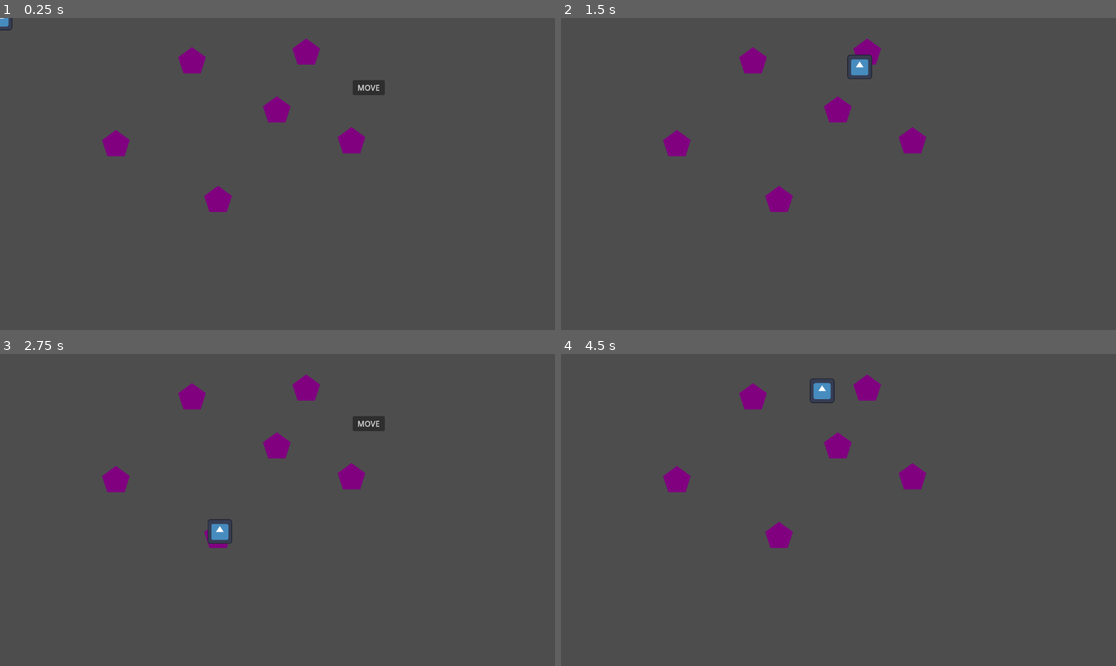
Above: before the commit, frames 1-4 (two rows, left to right).
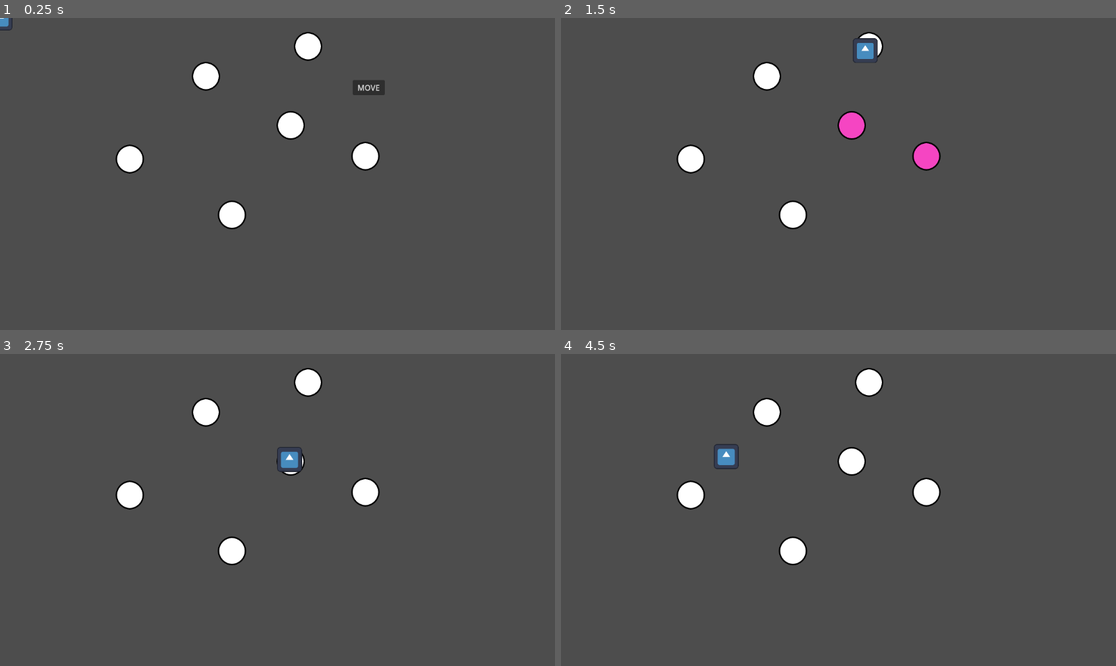
Above: after the commit, the same moments.

Repository: hfxbse/mparty
Game: Godot game, scene res://main/main.tscn
The game is run twice, just before and just after one commit, with the same random seed, the same clock (stepped at 60 frames per second) and the same inputs. The engine's default icon, where the game draws it, is replaced by a stand-in: a white triangle on a blue panel in a dark square.
Inputs (mouse positions are in pixels of both pictures, inside the frame that each line leads up to):
- Up to frame 1 (0.25 s): no input
- Up to frame 2 (1.5 s): click "MOVE" at 0.5 s; click (838, 108) at 1.27 s
- Up to frame 3 (2.75 s): click (288, 460) at 2.02 s
- Up to frame 4 (4.5 s): click (927, 422) at 2.75 s, where only the run before the commit has a clickable "MOVE"; click (927, 422) at 3.5 s, where only the run after the commit has a clickable "MOVE"

The runs differ from the first frame. In frame 1, 3.5% of the frame differs, in the area x 18-69%, y 4-68%; in frame 2, 3.7%; in frame 3, 3.7%; in frame 4, 4.0%.

Commit message:
Add support for different field types
PR #15

Diff:
--- a/main/main.gd
+++ b/main/main.gd
@@ -1,7 +1,9 @@
 extends Node
 
-var player
-var map
+@onready var player = $Player
+@onready var map = $Map
+@onready var button = $Button
+
 
 func _init():
 	var question_handler = preload("res://data_providers/resources/question_provider.tres")
@@ -10,13 +12,11 @@
 	print(question_handler.get_random_question(Question.Difficulty.EASY).question)
 
 func _ready():
-	player = $Player
-	map = $Map
-	player.currentLocation = map.get_start()
+	player.currentLocation = map.start
 
 func _on_button_pressed():
-	$Button.hide()
-	map.move("/root/Node/Player", 3)
+	button.hide()
+	map.move(player, 3)
 
 func _on_map_turn_ended():
-	$Button.show()
+	button.show()
--- a/map/field.gd
+++ /dev/null
@@ -1,7 +0,0 @@
-extends Node2D
-
-@onready var path = $Path
-@onready var button = $TextureButton
-
-func move(player: NodePath):
-	return path.move(player)
--- a/map/field.svg
+++ /dev/null
@@ -1,61 +0,0 @@
-<?xml version="1.0" encoding="UTF-8" standalone="no"?>
-<!-- Created with Inkscape (http://www.inkscape.org/) -->
-
-<svg
-   width="210mm"
-   height="297mm"
-   viewBox="0 0 210 297"
-   version="1.1"
-   id="svg5"
-   inkscape:version="1.2.2 (b0a8486541, 2022-12-01)"
-   sodipodi:docname="feld.svg"
-   xmlns:inkscape="http://www.inkscape.org/namespaces/inkscape"
-   xmlns:sodipodi="http://sodipodi.sourceforge.net/DTD/sodipodi-0.dtd"
-   xmlns="http://www.w3.org/2000/svg"
-   xmlns:svg="http://www.w3.org/2000/svg">
-  <sodipodi:namedview
-     id="namedview7"
-     pagecolor="#ffffff"
-     bordercolor="#000000"
-     borderopacity="0.25"
-     inkscape:showpageshadow="2"
-     inkscape:pageopacity="0.0"
-     inkscape:pagecheckerboard="0"
-     inkscape:deskcolor="#d1d1d1"
-     inkscape:document-units="mm"
-     showgrid="false"
-     inkscape:zoom="0.47037037"
-     inkscape:cx="397.55906"
-     inkscape:cy="561.25984"
-     inkscape:window-width="1366"
-     inkscape:window-height="718"
-     inkscape:window-x="0"
-     inkscape:window-y="0"
-     inkscape:window-maximized="1"
-     inkscape:current-layer="layer1" />
-  <defs
-     id="defs2" />
-  <g
-     inkscape:label="Layer 1"
-     inkscape:groupmode="layer"
-     id="layer1">
-    <path
-       sodipodi:type="star"
-       style="fill:#800080;stroke-width:0.264583"
-       id="path111"
-       inkscape:flatsided="true"
-       sodipodi:sides="5"
-       sodipodi:cx="58.143528"
-       sodipodi:cy="96.859657"
-       sodipodi:r1="80.018799"
-       sodipodi:r2="64.736572"
-       sodipodi:arg1="0.93869278"
-       sodipodi:arg2="1.5670113"
-       inkscape:rounded="0"
-       inkscape:randomized="0"
-       d="M 105.42209,161.41774 11.355023,161.77379 -18.051919,72.420714 57.840656,16.841432 134.15179,71.844618 Z"
-       inkscape:transform-center-x="0.093593368"
-       inkscape:transform-center-y="-7.5520503"
-       transform="translate(48.561561,51.144911)" />
-  </g>
-</svg>
--- a/map/field.tscn
+++ /dev/null
@@ -1,33 +0,0 @@
-[gd_scene load_steps=8 format=3 uid="uid://su1cbdipn3iy"]
-
-[ext_resource type="Script" path="res://map/field.gd" id="1_2jmv5"]
-[ext_resource type="Texture2D" uid="uid://rl4cst0d1vnb" path="res://map/field.svg" id="2_egjg3"]
-[ext_resource type="PackedScene" uid="uid://bt0fygqn3yfuv" path="res://map/path.tscn" id="3_8fjc0"]
-[ext_resource type="Texture2D" uid="uid://bvec52gahl5ca" path="res://map/fieldclickable.svg" id="4_y7j4g"]
-[ext_resource type="Texture2D" uid="uid://bfgih7pekieu" path="res://map/fieldclickable_hover.svg" id="5_l3unr"]
-[ext_resource type="Script" path="res://map/textureButton.gd" id="6_3333o"]
-
-[sub_resource type="Curve2D" id="Curve2D_hrhyr"]
-
-[node name="Node2D" type="Node2D"]
-position = Vector2(166, 96)
-script = ExtResource("1_2jmv5")
-metadata/_edit_group_ = true
-
-[node name="Sprite2D" type="Sprite2D" parent="."]
-scale = Vector2(0.1, 0.1)
-texture = ExtResource("2_egjg3")
-
-[node name="Path" parent="." instance=ExtResource("3_8fjc0")]
-curve = SubResource("Curve2D_hrhyr")
-
-[node name="TextureButton" type="TextureButton" parent="."]
-visible = false
-offset_left = -31.0
-offset_top = -26.0
-offset_right = 609.0
-offset_bottom = 454.0
-scale = Vector2(0.1, 0.1)
-texture_normal = ExtResource("4_y7j4g")
-texture_hover = ExtResource("5_l3unr")
-script = ExtResource("6_3333o")
--- a/map/fieldclickable.svg
+++ /dev/null
@@ -1,10 +0,0 @@
-<?xml version="1.0" encoding="UTF-8" standalone="no" ?>
-<!DOCTYPE svg PUBLIC "-//W3C//DTD SVG 1.1//EN" "http://www.w3.org/Graphics/SVG/1.1/DTD/svg11.dtd">
-<svg xmlns="http://www.w3.org/2000/svg" xmlns:xlink="http://www.w3.org/1999/xlink" version="1.1" width="640" height="480" viewBox="0 0 640 480" xml:space="preserve">
-<desc>Created with Fabric.js 3.6.6</desc>
-<defs>
-</defs>
-<g transform="matrix(3.11 0 0 3.11 320.37 234.63)" id="path111"  >
-<path style="stroke: none; stroke-width: 0.264583; stroke-dasharray: none; stroke-linecap: butt; stroke-dashoffset: 0; stroke-linejoin: miter; stroke-miterlimit: 4; fill: rgb(255,240,0); fill-rule: nonzero; opacity: 1;"  transform=" translate(-58.05, -89.31)" d="M 105.42209 161.41774 L 11.355023 161.77379 L -18.051919 72.420714 L 57.840656 16.841432 L 134.15179 71.844618 Z" stroke-linecap="round" />
-</g>
-</svg>
--- a/map/fieldclickable_hover.svg
+++ /dev/null
@@ -1,10 +0,0 @@
-<?xml version="1.0" encoding="UTF-8" standalone="no" ?>
-<!DOCTYPE svg PUBLIC "-//W3C//DTD SVG 1.1//EN" "http://www.w3.org/Graphics/SVG/1.1/DTD/svg11.dtd">
-<svg xmlns="http://www.w3.org/2000/svg" xmlns:xlink="http://www.w3.org/1999/xlink" version="1.1" width="640" height="480" viewBox="0 0 640 480" xml:space="preserve">
-<desc>Created with Fabric.js 3.6.6</desc>
-<defs>
-</defs>
-<g transform="matrix(3.11 0 0 3.11 320.37 234.63)" id="path111"  >
-<path style="stroke: none; stroke-width: 0.264583; stroke-dasharray: none; stroke-linecap: butt; stroke-dashoffset: 0; stroke-linejoin: miter; stroke-miterlimit: 4; fill: rgb(255,179,0); fill-rule: nonzero; opacity: 1;"  transform=" translate(-58.05, -89.31)" d="M 105.42209 161.41774 L 11.355023 161.77379 L -18.051919 72.420714 L 57.840656 16.841432 L 134.15179 71.844618 Z" stroke-linecap="round" />
-</g>
-</svg>
--- /dev/null
+++ b/map/fields/field.gd
@@ -0,0 +1,23 @@
+class_name Field extends Button
+
+@onready var path = $Path
+
+signal picked
+
+
+func move(player: Player):
+	return path.move(player.get_path())
+
+
+func enable_picker():
+	disabled = false
+	return picked
+
+
+func disable_picker():
+	disabled = true
+	return picked
+
+
+func _on_pressed():
+	if !disabled: picked.emit()
--- /dev/null
+++ b/map/fields/field.tres
@@ -0,0 +1,55 @@
+[gd_resource type="Theme" load_steps=5 format=3 uid="uid://v0p4bigbslv3"]
+
+[sub_resource type="StyleBoxFlat" id="StyleBoxFlat_63l6d"]
+bg_color = Color(1, 1, 1, 1)
+border_width_left = 3
+border_width_top = 3
+border_width_right = 3
+border_width_bottom = 3
+border_color = Color(0, 0, 0, 1)
+corner_radius_top_left = 40
+corner_radius_top_right = 40
+corner_radius_bottom_right = 40
+corner_radius_bottom_left = 40
+
+[sub_resource type="StyleBoxFlat" id="StyleBoxFlat_f06qu"]
+bg_color = Color(0.976471, 0.384314, 0, 1)
+border_width_left = 3
+border_width_top = 3
+border_width_right = 3
+border_width_bottom = 3
+border_color = Color(0, 0, 0, 1)
+corner_radius_top_left = 40
+corner_radius_top_right = 40
+corner_radius_bottom_right = 40
+corner_radius_bottom_left = 40
+
+[sub_resource type="StyleBoxFlat" id="StyleBoxFlat_4rw8c"]
+bg_color = Color(0.960784, 0.270588, 0.760784, 1)
+border_width_left = 3
+border_width_top = 3
+border_width_right = 3
+border_width_bottom = 3
+border_color = Color(0, 0, 0, 1)
+corner_radius_top_left = 40
+corner_radius_top_right = 40
+corner_radius_bottom_right = 40
+corner_radius_bottom_left = 40
+
+[sub_resource type="StyleBoxFlat" id="StyleBoxFlat_cak2e"]
+bg_color = Color(0.752941, 0.176471, 0.243137, 1)
+border_width_left = 3
+border_width_top = 3
+border_width_right = 3
+border_width_bottom = 3
+border_color = Color(0, 0, 0, 1)
+corner_radius_top_left = 40
+corner_radius_top_right = 40
+corner_radius_bottom_right = 40
+corner_radius_bottom_left = 40
+
+[resource]
+Button/styles/disabled = SubResource("StyleBoxFlat_63l6d")
+Button/styles/hover = SubResource("StyleBoxFlat_f06qu")
+Button/styles/normal = SubResource("StyleBoxFlat_4rw8c")
+Button/styles/pressed = SubResource("StyleBoxFlat_cak2e")
--- /dev/null
+++ b/map/fields/field.tscn
@@ -0,0 +1,27 @@
+[gd_scene load_steps=5 format=3 uid="uid://v1lhq5i31xjj"]
+
+[ext_resource type="Script" path="res://map/fields/field.gd" id="1_2jmv5"]
+[ext_resource type="Theme" uid="uid://v0p4bigbslv3" path="res://map/fields/field.tres" id="1_qtse2"]
+[ext_resource type="PackedScene" uid="uid://bt0fygqn3yfuv" path="res://map/path/path.tscn" id="3_8fjc0"]
+
+[sub_resource type="Curve2D" id="Curve2D_hrhyr"]
+_data = {
+"points": PackedVector2Array(0, 0, 0, 0, 31, 39, 0, 0, 0, 0, -7, 195)
+}
+point_count = 2
+
+[node name="Field" type="Button"]
+offset_left = -29.0
+offset_top = -30.0
+offset_right = 30.0
+offset_bottom = 30.0
+focus_mode = 0
+theme = ExtResource("1_qtse2")
+disabled = true
+script = ExtResource("1_2jmv5")
+metadata/_edit_group_ = true
+
+[node name="Path" parent="." instance=ExtResource("3_8fjc0")]
+curve = SubResource("Curve2D_hrhyr")
+
+[connection signal="pressed" from="." to="." method="_on_pressed"]
--- /dev/null
+++ b/map/fields/split_field/split_field.gd
@@ -0,0 +1,77 @@
+class_name SplitField extends Node2D
+
+var field
+@onready var path2 = $Path2
+
+
+signal step_completed
+
+var path_ended
+var playerPath
+
+const missing_field_warning = "SplitField needs a Field as child node."
+const too_many_fields_warining = "SplitField cannot have more than one Field as child."
+
+
+func get_fields():
+	var fields = []
+
+	for child in get_children():
+		if child is Field:
+			fields.append(child)
+
+	return fields
+
+
+func _ready():
+	var fields = get_fields()
+	assert(!fields.is_empty(), missing_field_warning)
+	assert(fields.size() == 1, too_many_fields_warining)
+
+	field = fields[0]
+
+
+func enable_picker():
+	return field.enable_picker()
+
+
+func disable_picker():
+	return field.disable_picker()
+
+
+func enable_path_option(path, receiver):
+	path.target.enable_picker().connect(receiver)
+
+
+func disable_path_option(path, receiver):
+	path.target.disable_picker().disconnect(receiver)
+
+
+func move(player: Player):
+	playerPath = player.get_path()
+
+	enable_path_option(field.path, _on_path_picked)
+	enable_path_option(path2, _on_path2_picked)
+
+	return step_completed
+
+
+func on_picked_handler(picked_path):
+	disable_path_option(field.path, _on_path_picked)
+	disable_path_option(path2, _on_path2_picked)
+
+	path_ended = picked_path.move(playerPath)
+	path_ended.connect(_on_path_ended)
+
+
+func _on_path_picked():
+	on_picked_handler(field.path)
+
+
+func _on_path2_picked():
+	on_picked_handler(path2)
+
+
+func _on_path_ended():
+	path_ended.disconnect(_on_path_ended)
+	step_completed.emit()
--- /dev/null
+++ b/map/fields/split_field/split_field.tscn
@@ -0,0 +1,10 @@
+[gd_scene load_steps=3 format=3 uid="uid://dmjan161owmyb"]
+
+[ext_resource type="Script" path="res://map/fields/split_field/split_field.gd" id="1_h8aqv"]
+[ext_resource type="PackedScene" uid="uid://bt0fygqn3yfuv" path="res://map/path/path.tscn" id="2_ow1ja"]
+
+[node name="SplitField" type="Node2D"]
+script = ExtResource("1_h8aqv")
+metadata/_edit_group_ = true
+
+[node name="Path2" parent="." instance=ExtResource("2_ow1ja")]
--- a/map/map.gd
+++ b/map/map.gd
@@ -2,29 +2,29 @@
 
 var moves = 0
 var player
-var playerPath
 var step_completed
 
 signal turn_ended
+@onready var start = $Start
 
-func get_start():
-	return $Start
 
-func move(newPlayerPath: NodePath, distance: int):
-	playerPath = newPlayerPath
-	player = get_node(newPlayerPath)
+func move(player: Player, distance: int):
+	self.player = player
 	moves = distance
-	_move()
+	_step()
+
 
 func _on_step_completed():
 	step_completed.disconnect(_on_step_completed)
+
 	if moves == 0:
 		turn_ended.emit()
 		return
-	_move()
 
-func _move():
+	_step()
+
+
+func _step():
 	moves -= 1
-	var playerLocation = player.currentLocation
-	step_completed = playerLocation.move(playerPath)
+	step_completed = player.currentLocation.move(player)
 	step_completed.connect(_on_step_completed)
--- a/map/map.tscn
+++ b/map/map.tscn
@@ -1,79 +1,36 @@
-[gd_scene load_steps=14 format=3 uid="uid://bcs3nvv2okhry"]
+[gd_scene load_steps=12 format=3 uid="uid://bcs3nvv2okhry"]
 
 [ext_resource type="Script" path="res://map/map.gd" id="1_4s7g8"]
-[ext_resource type="PackedScene" uid="uid://su1cbdipn3iy" path="res://map/field.tscn" id="2_n4m0x"]
-[ext_resource type="PackedScene" uid="uid://ihrptgjsglld" path="res://map/splitField.tscn" id="3_1iw7h"]
+[ext_resource type="PackedScene" uid="uid://v1lhq5i31xjj" path="res://map/fields/field.tscn" id="2_n4m0x"]
+[ext_resource type="PackedScene" uid="uid://dmjan161owmyb" path="res://map/fields/split_field/split_field.tscn" id="3_1iw7h"]
 
 [sub_resource type="Curve2D" id="Curve2D_hojm5"]
 _data = {
-"points": PackedVector2Array(0, 0, 0, 0, 3, -2, 0, 0, 0, 0, 238, -23)
+"points": PackedVector2Array(0, 0, 0, 0, 34, 27, 0, 0, 0, 0, 244, -26)
 }
 point_count = 2
 
 [sub_resource type="Curve2D" id="Curve2D_13oju"]
 _data = {
-"points": PackedVector2Array(0, 0, 0, 0, 1, 1, 0, 0, 0, 0, -124, 185)
+"points": PackedVector2Array(0, 0, 0, 0, 27, 26, 0, 0, 0, 0, -89, 218)
 }
 point_count = 2
 
 [sub_resource type="Curve2D" id="Curve2D_aeh0y"]
 _data = {
-"points": PackedVector2Array(0, 0, 0, 0, 3, 1, 0, 0, 0, 0, -210, -120)
+"points": PackedVector2Array(0, 0, 0, 0, 32, 29, 0, 0, 0, 0, -186, -89)
 }
 point_count = 2
 
 [sub_resource type="Curve2D" id="Curve2D_hqy1u"]
 _data = {
-"points": PackedVector2Array(0, 0, 0, 0, 2, -1, 0, 0, 0, 0, 161, -170)
+"points": PackedVector2Array(0, 0, 0, 0, 31, 27, 0, 0, 0, 0, 191, -144)
 }
 point_count = 2
 
-[sub_resource type="Curve2D" id="Curve2D_5pbjl"]
-_data = {
-"points": PackedVector2Array(0, 0, 0, 0, -2, 1, 0, 0, 0, 0, -60, 124)
-}
-point_count = 2
-
-[sub_resource type="GDScript" id="GDScript_82xim"]
-script/source = "extends Path2D
-
-signal field_reached
-@export var targetPath : NodePath
-@onready var target = get_node(targetPath)
-
-var active
-var follow
-
-func _ready():
-	active = false
-	follow = $Follow
-	follow.remote.update_position = false
-	follow.remote.update_rotation = false
-
-func _process(delta):
-	if !active:
-		return
-	follow.progress_ratio +=  delta*1.5
-	if follow.progress_ratio >= 0.95:
-		follow.progress_ratio = 1;
-		field_reached.emit()
-		active = false
-		follow.remote.update_position = false
-
-func move(player: NodePath):
-	follow.progress_ratio = 0
-	follow.remote.remote_path = player
-	follow.remote.update_position = true
-	get_node(player).currentLocation = target
-	active = true
-	return field_reached
-
-
-"
-
 [sub_resource type="Curve2D" id="Curve2D_ok3rb"]
 _data = {
-"points": PackedVector2Array(0, 0, 0, 0, 1, 2, 0, 0, 0, 0, 98, 183)
+"points": PackedVector2Array(0, 0, 0, 0, 6, 10, 0, 0, 0, 0, 116, 236)
 }
 point_count = 2
 
@@ -116,7 +73,7 @@
 
 [sub_resource type="Curve2D" id="Curve2D_uwo5w"]
 _data = {
-"points": PackedVector2Array(0, 0, 0, 0, 3, 1, 0, 0, 0, 0, -276, 117)
+"points": PackedVector2Array(0, 0, 0, 0, 21, 35, 0, 0, 0, 0, -244, 154)
 }
 point_count = 2
 
@@ -161,50 +118,65 @@
 script = ExtResource("1_4s7g8")
 
 [node name="Start" parent="." instance=ExtResource("2_n4m0x")]
-position = Vector2(398, 91)
+offset_left = 398.0
+offset_top = 91.0
+offset_right = 457.0
+offset_bottom = 151.0
 
-[node name="Path" parent="Start" index="1"]
+[node name="Path" parent="Start" index="0"]
 curve = SubResource("Curve2D_hojm5")
 targetPath = NodePath("../../Split1")
 
 [node name="Field1" parent="." instance=ExtResource("2_n4m0x")]
-position = Vector2(574, 193)
+offset_left = 574.0
+offset_top = 193.0
+offset_right = 633.0
+offset_bottom = 253.0
 
-[node name="Path" parent="Field1" index="1"]
+[node name="Path" parent="Field1" index="0"]
 curve = SubResource("Curve2D_13oju")
 targetPath = NodePath("../../Field2")
 
 [node name="Field2" parent="." instance=ExtResource("2_n4m0x")]
-position = Vector2(452, 379)
+offset_left = 452.0
+offset_top = 379.0
+offset_right = 511.0
+offset_bottom = 439.0
 
-[node name="Path" parent="Field2" index="1"]
+[node name="Path" parent="Field2" index="0"]
 curve = SubResource("Curve2D_aeh0y")
 targetPath = NodePath("../../Field3")
 
 [node name="Field3" parent="." instance=ExtResource("2_n4m0x")]
-position = Vector2(240, 263)
+offset_left = 240.0
+offset_top = 263.0
+offset_right = 299.0
+offset_bottom = 323.0
 
-[node name="Path" parent="Field3" index="1"]
+[node name="Path" parent="Field3" index="0"]
 curve = SubResource("Curve2D_hqy1u")
 targetPath = NodePath("../../Start")
 
 [node name="Split1" parent="." instance=ExtResource("3_1iw7h")]
-position = Vector2(635, 73)
+position = Vector2(639, 59)
 
-[node name="Path" parent="Split1" index="1"]
-curve = SubResource("Curve2D_5pbjl")
-script = SubResource("GDScript_82xim")
-targetPath = NodePath("../../Field1")
-
-[node name="Path2" parent="Split1" index="3"]
+[node name="Path2" parent="Split1" index="0"]
 curve = SubResource("Curve2D_ok3rb")
 script = SubResource("GDScript_7p5ic")
 targetPath = NodePath("../../Field4")
 
+[node name="Field" parent="Split1" instance=ExtResource("2_n4m0x")]
+
+[node name="Path" parent="Split1/Field" index="0"]
+targetPath = NodePath("../../../Field1")
+
 [node name="Field4" parent="." instance=ExtResource("2_n4m0x")]
-position = Vector2(729, 257)
+offset_left = 729.0
+offset_top = 257.0
+offset_right = 788.0
+offset_bottom = 317.0
 
-[node name="Path" parent="Field4" index="1"]
+[node name="Path" parent="Field4" index="0"]
 curve = SubResource("Curve2D_uwo5w")
 script = SubResource("GDScript_ustxy")
 targetPath = NodePath("../../Field2")
@@ -214,4 +186,5 @@
 [editable path="Field2"]
 [editable path="Field3"]
 [editable path="Split1"]
+[editable path="Split1/Field"]
 [editable path="Field4"]
--- a/map/path.gd
+++ b/map/path/path.gd
@@ -1,32 +1,29 @@
-extends Path2D
+class_name Path extends Path2D
 
 signal field_reached
 @export var targetPath : NodePath
+
 @onready var target = get_node(targetPath)
-
-var active
-var follow
-
-func _ready():
-	active = false
-	follow = $Follow
-	follow.remote.update_position = false
-	follow.remote.update_rotation = false
+@onready var follow = $Follow
 
 func _process(delta):
-	if !active:
+	if !follow.remote.update_position:
 		return
-	follow.progress_ratio +=  delta*1.5
+
+	follow.progress_ratio +=  delta * 1.5
+
 	if follow.progress_ratio >= 0.95:
 		follow.progress_ratio = 1;
 		field_reached.emit()
-		active = false
+
 		follow.remote.update_position = false
+
 
 func move(player: NodePath):
 	follow.progress_ratio = 0
 	follow.remote.remote_path = player
 	follow.remote.update_position = true
+
 	get_node(player).currentLocation = target
-	active = true
+
 	return field_reached
--- a/map/path.tscn
+++ b/map/path/path.tscn
@@ -1,18 +1,21 @@
 [gd_scene load_steps=4 format=3 uid="uid://bt0fygqn3yfuv"]
 
-[ext_resource type="Script" path="res://map/path.gd" id="1_q0ti2"]
-[ext_resource type="Script" path="res://map/follow.gd" id="2_rdsi1"]
+[ext_resource type="Script" path="res://map/path/path.gd" id="1_8bvwn"]
+[ext_resource type="Script" path="res://map/path/follow.gd" id="2_nxan7"]
 
 [sub_resource type="Curve2D" id="Curve2D_ckhfd"]
 
 [node name="Path2D" type="Path2D"]
 curve = SubResource("Curve2D_ckhfd")
-script = ExtResource("1_q0ti2")
+script = ExtResource("1_8bvwn")
 metadata/_edit_group_ = true
 
 [node name="Follow" type="PathFollow2D" parent="."]
 position = Vector2(3, 2)
 rotation = 0.475592
-script = ExtResource("2_rdsi1")
+script = ExtResource("2_nxan7")
 
 [node name="RemoteTransform2D" type="RemoteTransform2D" parent="Follow"]
+update_position = false
+update_rotation = false
+update_scale = false
--- a/map/splitField.gd
+++ /dev/null
@@ -1,39 +0,0 @@
-extends "res://map/field.gd"
-
-@onready var path2 = $Path2
-
-signal path_picked
-signal path2_picked
-signal step_completed
-
-var path_ended
-var playerPath
-
-func move(player: NodePath):
-	playerPath = player
-	path_picked.connect(_on_path_picked)
-	path2_picked.connect(_on_path2_picked)
-	path.target.button.activate(path_picked)
-	path2.target.button.activate(path2_picked)
-	return step_completed
-
-func _cleanUp():
-	path2_picked.disconnect(_on_path2_picked)
-	path_picked.disconnect(_on_path_picked)
-	path.target.button.deactivate()
-	path2.target.button.deactivate()
-
-func _on_path_picked():
-	_cleanUp()
-	path_ended = path.move(playerPath)
-	path_ended.connect(_on_path_ended)
-
-
-func _on_path2_picked():
-	_cleanUp()
-	path_ended = path2.move(playerPath)
-	path_ended.connect(_on_path_ended)
-
-func _on_path_ended():
-	path_ended.disconnect(_on_path_ended)
-	step_completed.emit()
--- a/map/splitField.tscn
+++ /dev/null
@@ -1,35 +0,0 @@
-[gd_scene load_steps=8 format=3 uid="uid://ihrptgjsglld"]
-
-[ext_resource type="Script" path="res://map/splitField.gd" id="1_apbol"]
-[ext_resource type="Texture2D" uid="uid://rl4cst0d1vnb" path="res://map/field.svg" id="2_csvaq"]
-[ext_resource type="PackedScene" uid="uid://bt0fygqn3yfuv" path="res://map/path.tscn" id="3_x5801"]
-[ext_resource type="Texture2D" uid="uid://bvec52gahl5ca" path="res://map/fieldclickable.svg" id="4_k8e4b"]
-[ext_resource type="Texture2D" uid="uid://bfgih7pekieu" path="res://map/fieldclickable_hover.svg" id="5_lgxva"]
-[ext_resource type="Script" path="res://map/textureButton.gd" id="6_x8j7d"]
-
-[sub_resource type="Curve2D" id="Curve2D_hrhyr"]
-
-[node name="Node2D" type="Node2D"]
-position = Vector2(166, 96)
-script = ExtResource("1_apbol")
-metadata/_edit_group_ = true
-
-[node name="Sprite2D" type="Sprite2D" parent="."]
-scale = Vector2(0.1, 0.1)
-texture = ExtResource("2_csvaq")
-
-[node name="Path" parent="." instance=ExtResource("3_x5801")]
-curve = SubResource("Curve2D_hrhyr")
-
-[node name="TextureButton" type="TextureButton" parent="."]
-visible = false
-offset_left = -31.0
-offset_top = -26.0
-offset_right = 609.0
-offset_bottom = 454.0
-scale = Vector2(0.1, 0.1)
-texture_normal = ExtResource("4_k8e4b")
-texture_hover = ExtResource("5_lgxva")
-script = ExtResource("6_x8j7d")
-
-[node name="Path2" parent="." instance=ExtResource("3_x5801")]
--- a/map/textureButton.gd
+++ /dev/null
@@ -1,14 +0,0 @@
-extends TextureButton
-
-var picked_signal
-
-func activate(callback_signal):
-	show()
-	picked_signal = callback_signal
-
-func deactivate():
-	hide()
-	picked_signal = null
-
-func _pressed():
-	picked_signal.emit()
--- a/player/player.gd
+++ b/player/player.gd
@@ -1,3 +1,3 @@
-extends Node2D
+class_name Player extends Node2D
 
 var currentLocation
Not shown, removed: map/field.svg.import
Not shown, removed: map/fieldclickable.svg.import
Not shown, removed: map/fieldclickable_hover.svg.import
Renamed: map/follow.gd -> map/path/follow.gd
